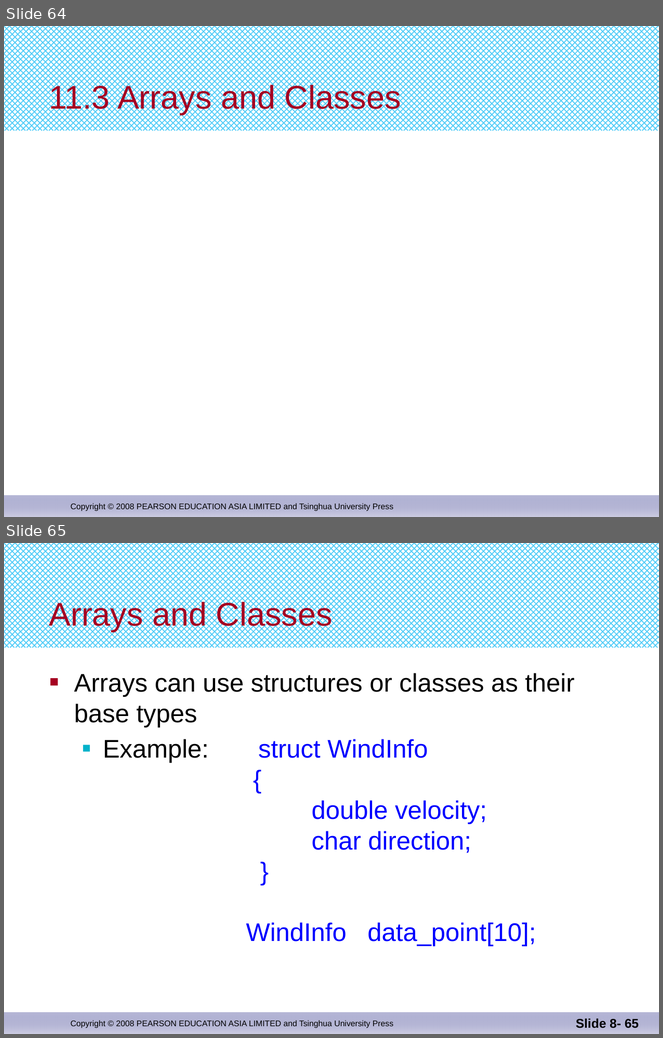
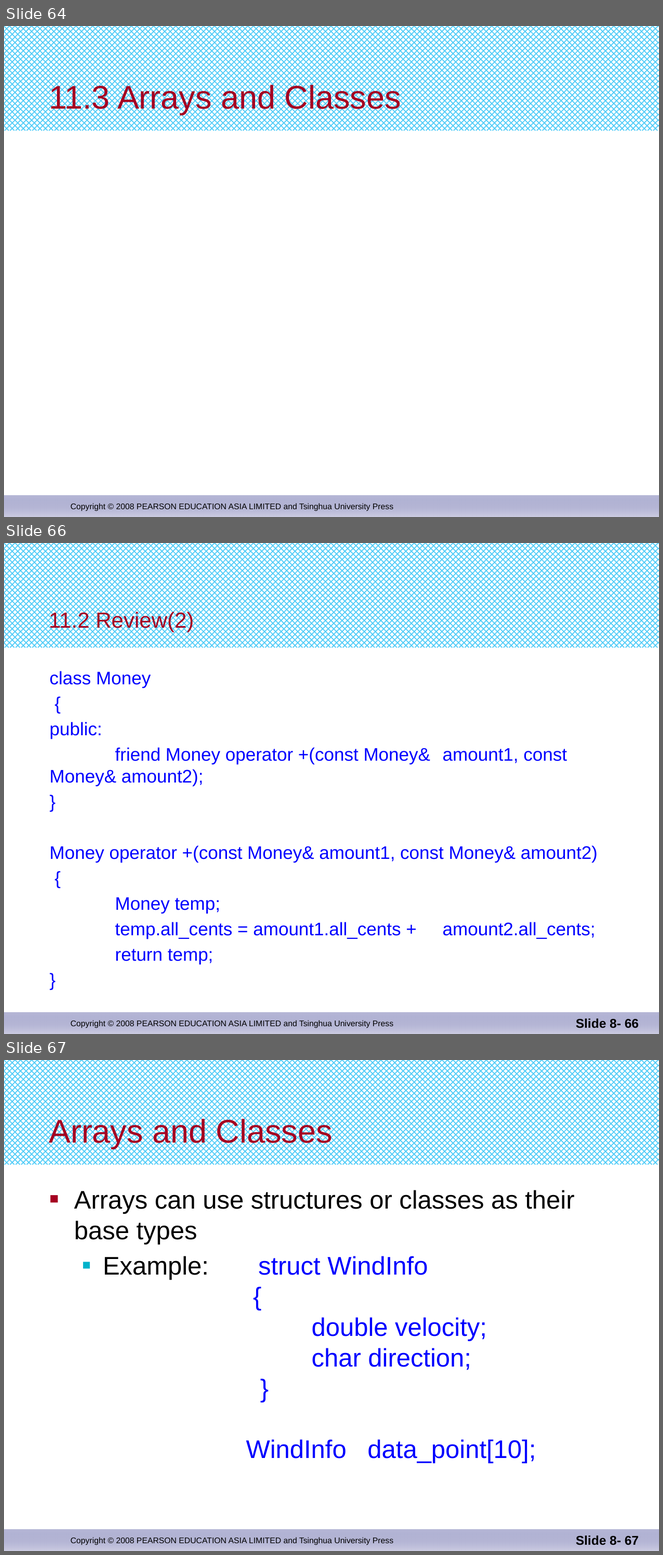
Before and after one commit to djuanbei/CPLUSPLUS, a slide deck: ppt/Chapter 11.pptx. Shown one above the other, each under a label of ours: slides 64 and 65 before the commit, slides 64, 66 and 67 after it; the slides between them are not shown. The pictures are 663x1038 and 663x1555 pixels, drawn with LibreOffice and Linux fonts; fonts in the diff are those of the drawing. Boxes give left, top, right and bottom in pixels: in the first picture for what was removed or moved away, otherwise in the second. Text is boxed around its words. In the diff, an @@ line names an element or a change of style, - is before the commit and + after.

```diff
--- a/ppt/Chapter 11.pptx
+++ b/ppt/Chapter 11.pptx
@@ slide 66 added at bbox=[4, 543, 659, 1034], background #FFFFFF; not listed: 3 template elements that a slide beside it also shows @@
@@ title added at bbox=[49, 611, 194, 632], 24 pt, text #A50021 @@
+11.2 Review(2)
@@ text added at bbox=[50, 671, 598, 965], 20 pt, text #0000FF @@
+class Money
+{
+public:
+friend Money operator +(const Money& amount1, const Money& amount2);
+}
+Money operator +(const Money& amount1, const Money& amount2)
+{
+Money temp;
+temp.all_cents = amount1.all_cents + amount2.all_cents;
+return temp;
+}
@@ page number added at bbox=[576, 1019, 639, 1029], 14 pt, text #000000, bold @@
+Slide 8- 66
@@ what was slide 65 is now slide 67 @@
@@ page number at bbox=[576, 1536, 639, 1546]: text changed @@
-Slide 8- 65
+Slide 8- 67
```
Also in this commit, not shown: 2 slides changed, 4 other slides added, 1 other file.
